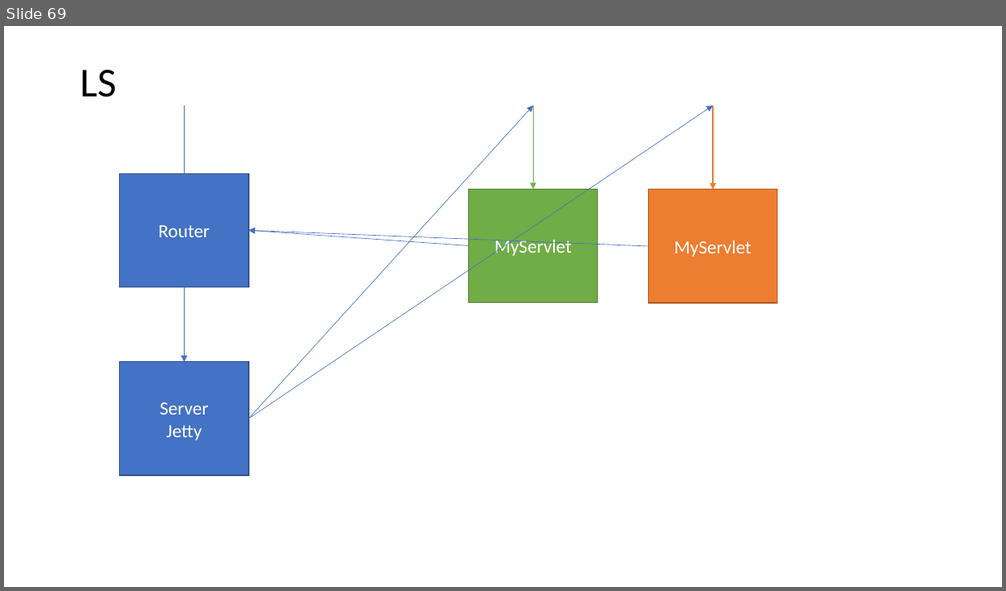
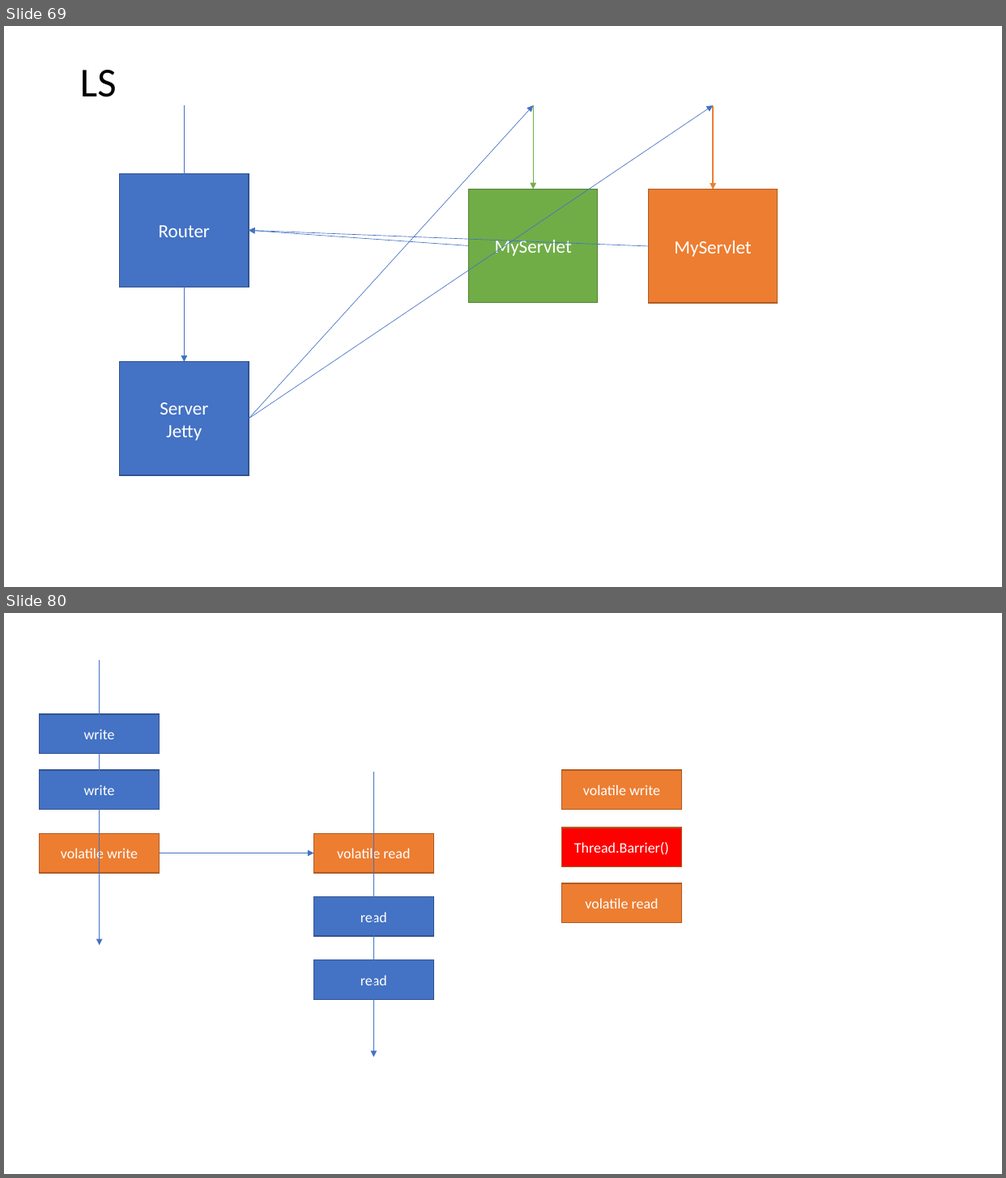
Before and after one commit to isel-leic-pc/s2021v-li51n, a slide deck: docs/threads.pptx. Shown one above the other, each under a label of ours: slide 69 before the commit, slides 69 and 80 after it; the slides between them are not shown. The pictures are 1006x591 and 1006x1178 pixels, drawn with LibreOffice and Linux fonts; fonts in the diff are those of the drawing. Boxes give left, top, right and bottom in pixels: in the first picture for what was removed or moved away, otherwise in the second. Text is boxed around its words. In the diff, an @@ line names an element or a change of style, - is before the commit and + after.

```diff
--- a/docs/threads.pptx
+++ b/docs/threads.pptx
@@ slide 80 added at (4,613,1002,1174), background #FFFFFF @@
@@ arrow added from (99, 660) to (99, 945), #4472C4 0.5 pt @@
@@ rectangle added at (39,714,159,754), fill #4472C4, outline #325491 1 pt, 14 pt, text #FFFFFF @@
+write
@@ rectangle added at (39,770,159,810), fill #4472C4, outline #325491 1 pt, 14 pt, text #FFFFFF @@
+write
@@ arrow added from (374, 772) to (374, 1058), #4472C4 0.5 pt @@
@@ rectangle added at (562,770,681,810), fill #ED7D31, outline #AF5C24 1 pt, 14 pt, text #FFFFFF @@
+volatile write
@@ rectangle added at (562,828,681,867), fill #FF0000, outline #AF5C24 1 pt, 14 pt, text #FFFFFF @@
+Thread.Barrier()
@@ rectangle added at (39,834,159,874), fill #ED7D31, outline #AF5C24 1 pt, 14 pt, text #FFFFFF @@
+volatile write
@@ arrow added from (159, 854) to (314, 854), #4472C4 0.5 pt @@
@@ rectangle added at (314,834,434,874), fill #ED7D31, outline #AF5C24 1 pt, 14 pt, text #FFFFFF @@
+volatile read
@@ rectangle added at (314,897,434,936), fill #4472C4, outline #325491 1 pt, 14 pt, text #FFFFFF @@
+read
@@ rectangle added at (562,884,681,924), fill #ED7D31, outline #AF5C24 1 pt, 14 pt, text #FFFFFF @@
+volatile read
@@ rectangle added at (314,960,434,1000), fill #4472C4, outline #325491 1 pt, 14 pt, text #FFFFFF @@
+read
```
Also in this commit, not shown: 1 slide changed, 32 other slides added, 9 other files.
